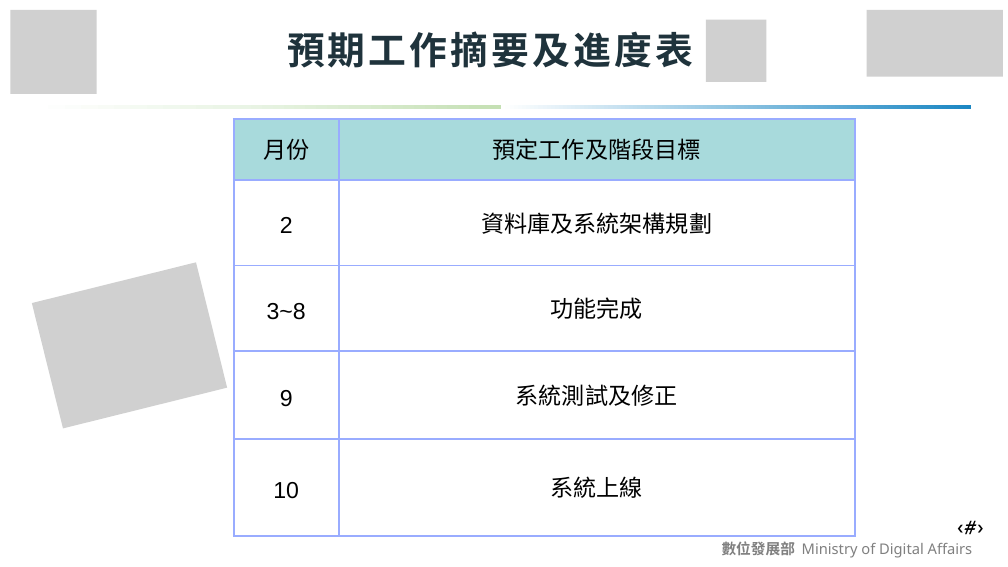
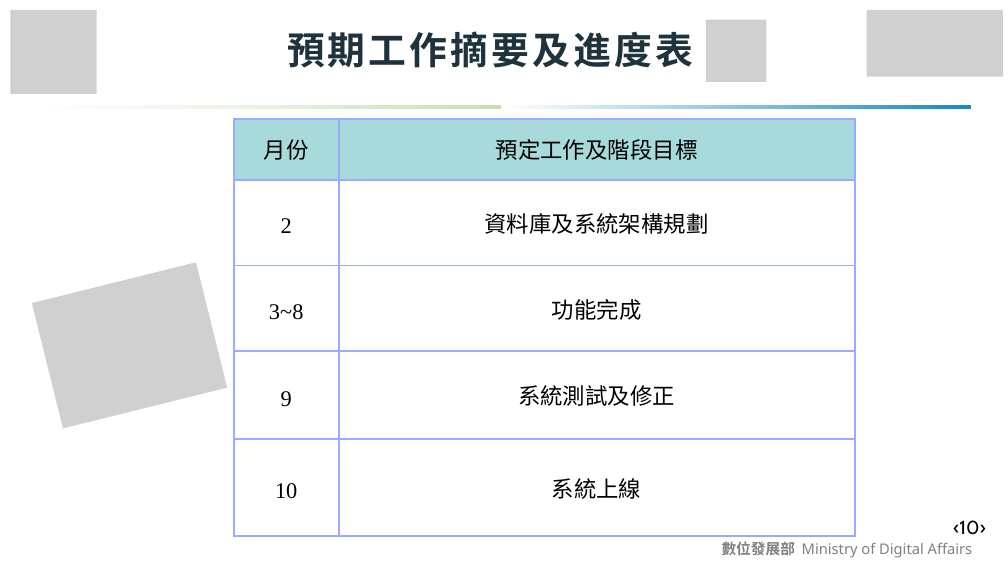
Before and after one commit to Sum5678/114502_project, a slide deck: slide 10 of 文件/競賽的相關東西/AIGO/怪人請離隊_構想簡報.pptx. Drawn at 1008x567 pixels with LibreOffice and Linux fonts; fonts in the diff are those of the drawing; grey boxes stand for pictures. Boxes give left, top, right and bottom in pixels: in the first picture for what was removed or moved away, otherwise in the second. Text is boxed around its words. In the diff, an @@ line names an element or a change of style, - is before the commit and + after.

```diff
--- a/文件/競賽的相關東西/AIGO/怪人請離隊_構想簡報.pptx
+++ b/文件/競賽的相關東西/AIGO/怪人請離隊_構想簡報.pptx
@@ table at <box>234,119,855,536</box> @@
@@ size 33 to 32 pt, font Arial to Times New Roman @@
@@ text at <box>953,520,985,535</box>: text changed @@
-‹#›
+‹10›
```
Also in this commit, not shown: 11 other slides changed.
